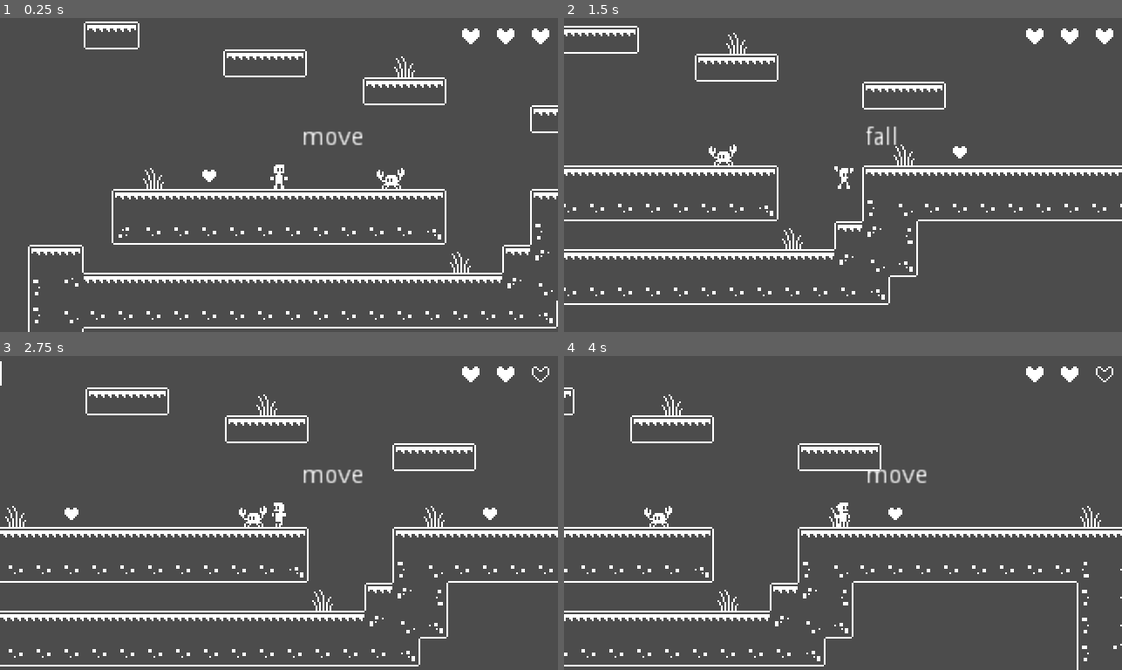
Above: before the commit, frames 1-4 (two rows, left to right).
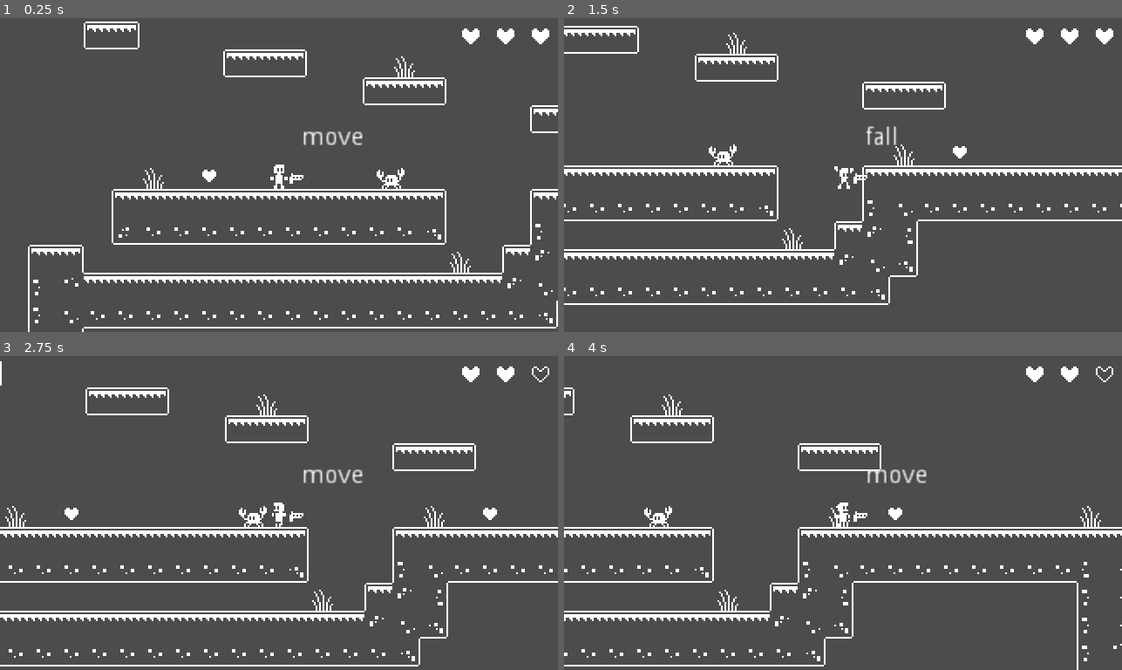
Above: after the commit, the same moments.

Repository: catos/godot-projects
Game: Godot game, scene res://World.tscn
Same seed, same stepped clock (60 frames per second), same inputs: the game is played once before the commit and once after it.
Inputs:
- Up to frame 1 (0.25 s): no input
- Up to frame 2 (1.5 s): tap Enter at 0.5 s; hold Right (ui_right) from 0.53 s (still down); tap Space (jump) at 0.6, 0.77, 1.07, 1.35 s
- Up to frame 3 (2.75 s): tap Space (jump) at 1.52, 1.82, 2.1 s; release Right (ui_right) at 2.03 s; hold Left (ui_left) from 2.03 s (still down)
- Up to frame 4 (4 s): release Left (ui_left) at 2.78 s; hold Right (ui_right) from 2.78 s (still down); tap Space (jump) at 2.85, 3.02, 3.32, 3.6, 3.77 s

The runs differ from the first frame. In frame 1, less than 0.1% of the frame differs, in the area x 51-55%, y 49-53%; in frame 2, less than 0.1%; in frame 3, less than 0.1%; in frame 4, less than 0.1%.

Commit message:
fall state bug fixed

Diff:
--- /dev/null
+++ b/My Platformer/Gun.tscn
@@ -0,0 +1,10 @@
+[gd_scene load_steps=2 format=2]
+
+[ext_resource path="res://GFX/white-platformer-tileset.png" type="Texture" id=1]
+
+[node name="Gun" type="Node2D"]
+
+[node name="Sprite" type="Sprite" parent="."]
+texture = ExtResource( 1 )
+region_enabled = true
+region_rect = Rect2( 128, 64, 16, 16 )
--- a/My Platformer/Player.gd
+++ b/My Platformer/Player.gd
@@ -38,7 +38,6 @@
 	if input.x != 0:
 		animatedSprite.flip_h = input.x < 0
 
-
 	match state:
 		STATES.move:
 			debug.text = "move"
@@ -48,7 +47,7 @@
 			jump_state(delta)
 		STATES.fall:
 			debug.text = "fall"
-			jump_state(delta)
+			fall_state(delta)
 		STATES.crouch:
 			debug.text = "crouch"
 			crouch_state(delta)
@@ -85,6 +84,7 @@
 		state = STATES.move
 
 func fall_state(_delta):
+	velocity = move_and_slide(velocity, Vector2.UP)
 	animatedSprite.animation = "Fall"
 
 	if is_on_floor():
--- a/My Platformer/Player.tscn
+++ b/My Platformer/Player.tscn
@@ -1,7 +1,8 @@
-[gd_scene load_steps=11 format=2]
+[gd_scene load_steps=12 format=2]
 
 [ext_resource path="res://GFX/white-platformer-tileset.png" type="Texture" id=1]
 [ext_resource path="res://Player.gd" type="Script" id=2]
+[ext_resource path="res://Gun.tscn" type="PackedScene" id=3]
 
 [sub_resource type="RectangleShape2D" id=1]
 extents = Vector2( 2, 7 )
@@ -84,4 +85,7 @@
 margin_bottom = -14.0
 text = "State"
 
+[node name="Gun" parent="." instance=ExtResource( 3 )]
+position = Vector2( 10, 2 )
+
 [connection signal="timeout" from="CoyoteJumpTimer" to="." method="_on_CoyoteJumpTimer_timeout"]
